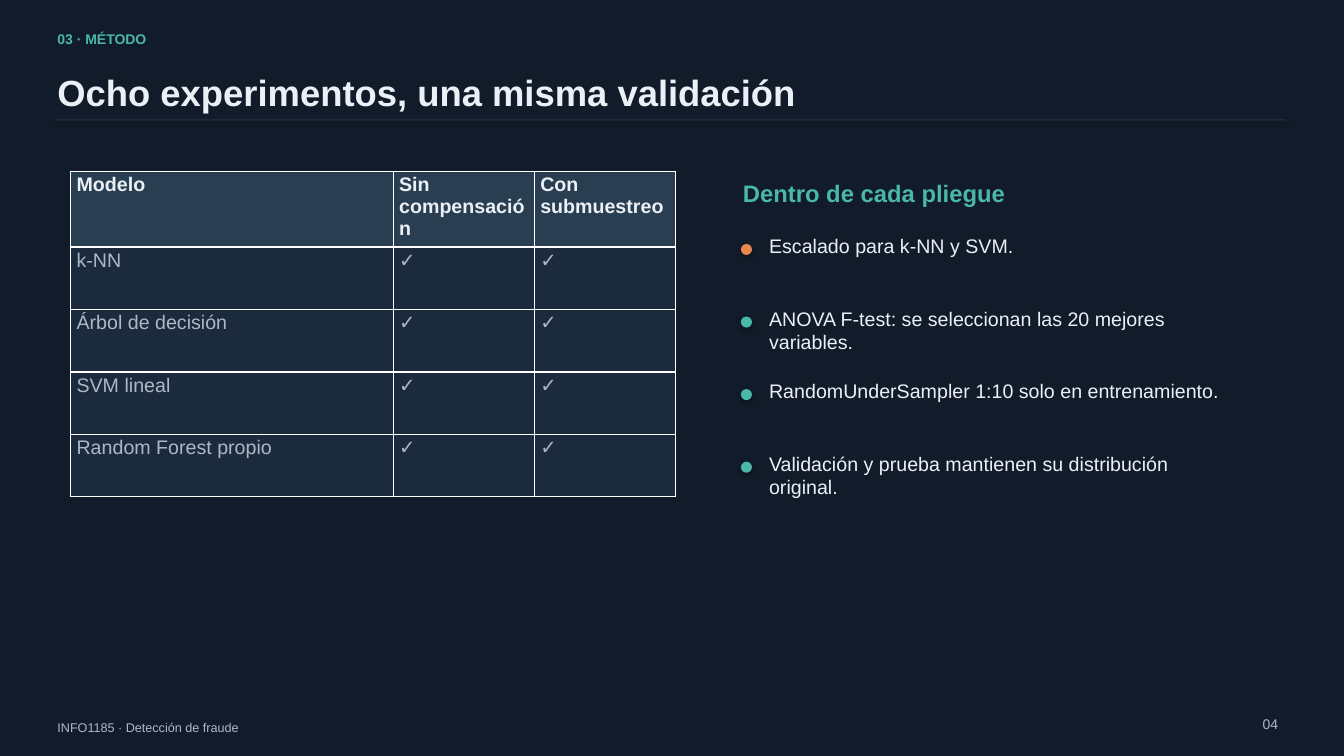
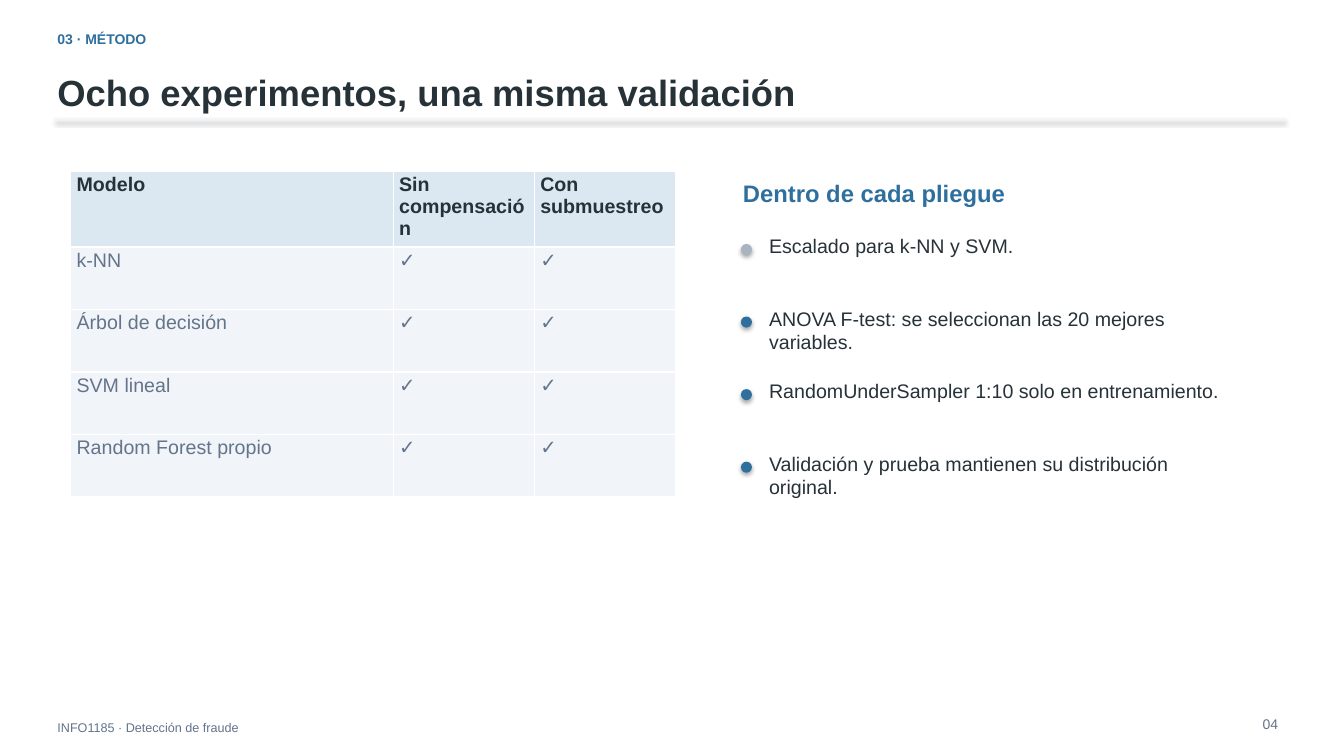
Before and after one commit to FernandoValdes01/Fraudetection, a slide deck: slide 4 of documentacion/presentacion/defensa_fraude.pptx. Drawn at 1344x756 pixels with LibreOffice and Linux fonts; fonts in the diff are those of the drawing. Boxes give left, top, right and bottom in pixels: in the first picture for what was removed or moved away, otherwise in the second. Text is boxed around its words. In the diff, an @@ line names an element or a change of style, - is before the commit and + after.

```diff
--- a/documentacion/presentacion/defensa_fraude.pptx
+++ b/documentacion/presentacion/defensa_fraude.pptx
@@ rectangle at (x1=0, y1=0, x2=1344, y2=756): fill #121B2A to #FFFFFF @@
@@ text "03 · MÉTODO" at (x1=57, y1=33, x2=146, y2=44): text colour #4AB8A7 to #2E6F9E @@
@@ rectangle at (x1=55, y1=119, x2=1286, y2=121): fill #1C2A3D to #F1F5F9 @@
@@ table at (x1=71, y1=171, x2=676, y2=484) @@
@@ fill #2A3E52 to #DCE8F1 in row 1 @@
@@ fill #1C2A3D to #F1F5F9 in 12 cells @@
@@ text colour #EBF0F6 to #263238 in "Modelo", "Sin compensación", "Con submuestreo" @@
@@ text colour #ABB9C7 to #64748B in "k-NN", "✓", "✓", "Árbol de decisión" and 8 more places @@
@@ text "Dentro de cada pliegue" at (x1=743, y1=184, x2=1005, y2=207): text colour #4AB8A7 to #2E6F9E @@
@@ ellipse at (x1=741, y1=244, x2=752, y2=255): fill #E8874B to #A8B4C0 @@
@@ fill #4AB8A7 to #2E6F9E in 3 elements at (x1=741, y1=317, x2=752, y2=328), (x1=741, y1=389, x2=752, y2=400), (x1=741, y1=462, x2=752, y2=473) @@
@@ text colour #EBF0F6 to #263238 in 5 elements at (x1=57, y1=79, x2=796, y2=114), (x1=769, y1=238, x2=1013, y2=257), (x1=769, y1=311, x2=1165, y2=349), (x1=769, y1=383, x2=1219, y2=402), (x1=769, y1=456, x2=1168, y2=498) @@
@@ text "INFO1185 · Detección de fraude" at (x1=57, y1=722, x2=239, y2=732): text colour #ABB9C7 to #64748B @@
@@ text "04" at (x1=1263, y1=719, x2=1279, y2=729): text colour #ABB9C7 to #64748B @@
```
Also in this commit, not shown: 13 other slides changed, 14 other files.
